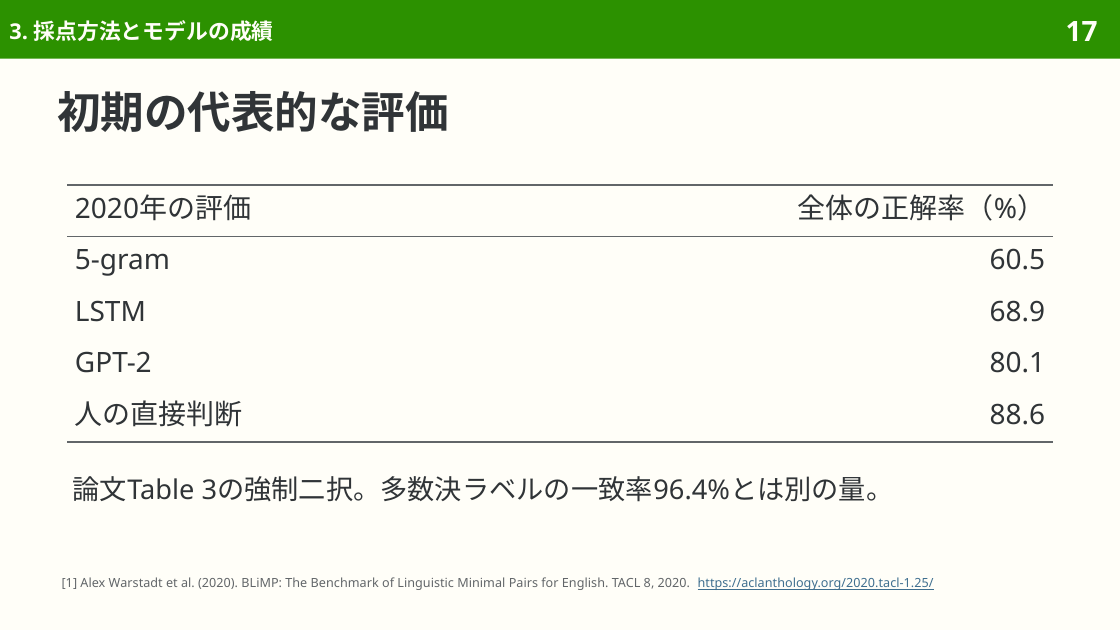
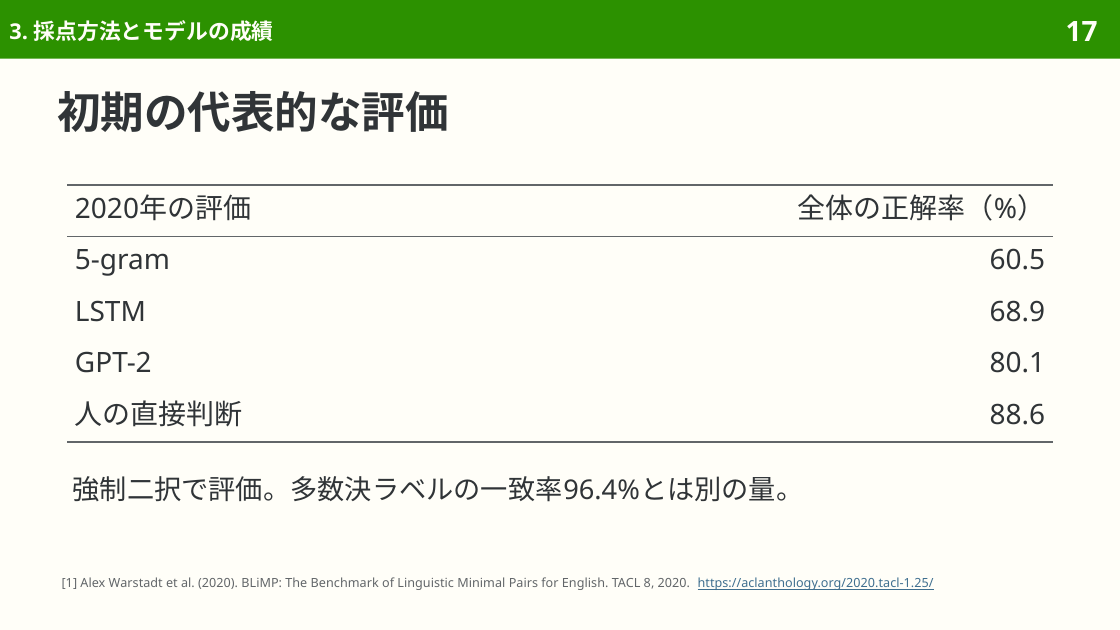
Before and after one commit to sasakiy84/datasets-in-10-minutes, a slide deck: slide 17 of slides/datasets-in-10-minutes-blimp.pptx. Drawn at 1120x630 pixels with LibreOffice and Linux fonts; fonts in the diff are those of the drawing. Boxes give left, top, right and bottom in pixels: in the first picture for what was removed or moved away, otherwise in the second. Text is boxed around its words. In the diff, an @@ line names an element or a change of style, - is before the commit and + after.

```diff
--- a/slides/datasets-in-10-minutes-blimp.pptx
+++ b/slides/datasets-in-10-minutes-blimp.pptx
@@ text at box(73, 476, 804, 502): text changed @@
-論文Table 3の強制二択。多数決ラベルの一致率96.4%とは別の量。
+強制二択で評価。多数決ラベルの一致率96.4%とは別の量。
```
Also in this commit, not shown: 13 other slides changed, 8 other files.
